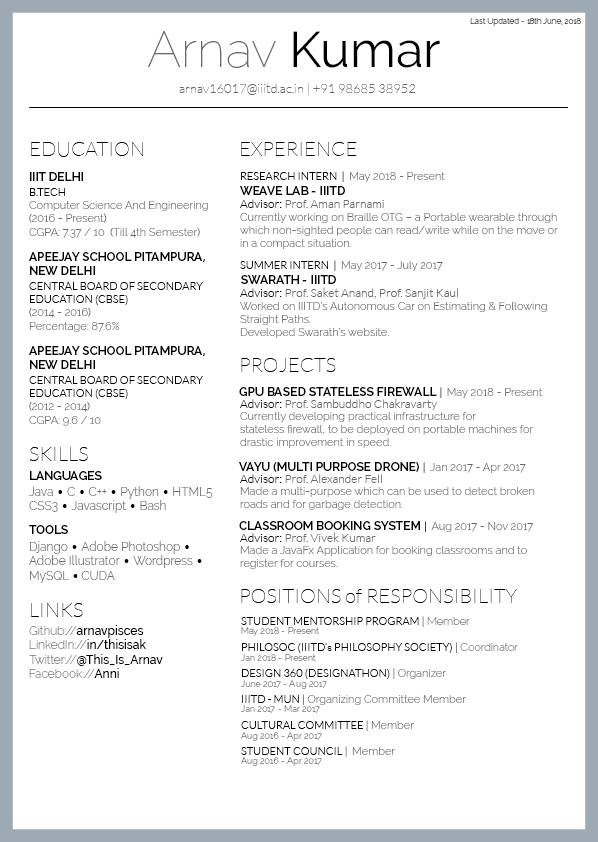
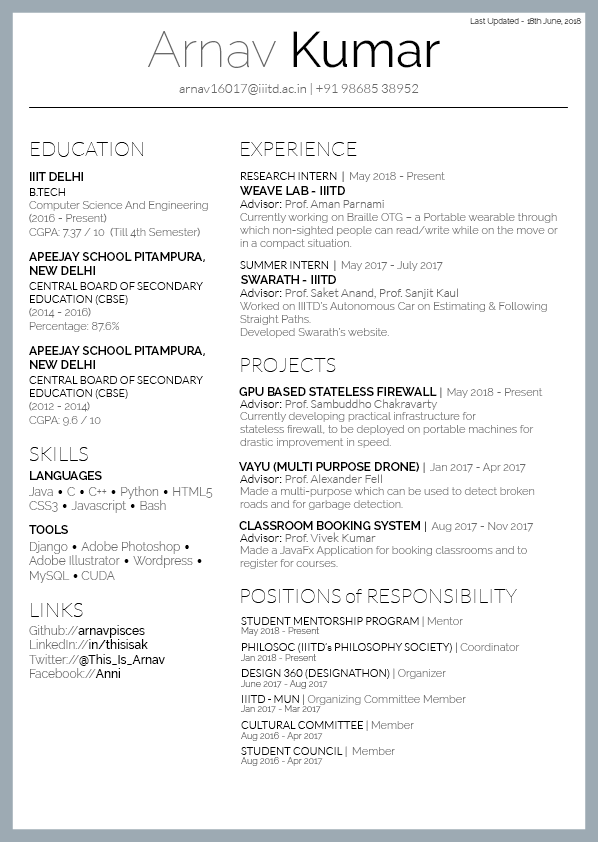
Layered file, before and after one edit (w=598, h=842). Changes by layer:
painted on "Github://arnavpisces LinkedIn://in/thisisak Twitter://@This_Is_" over 29, 625, 165, 678
painted on "May 2018 - Present" over 241, 627, 320, 636
painted on "Jan 2018 - Present" over 240, 654, 317, 661
painted on "June 2017 - Aug 2017" over 240, 680, 328, 689
painted on "Jan 2017 - Mar 2017" over 240, 705, 321, 713
painted on "Aug 2016 - Apr 2017" (1st of 2) over 241, 732, 323, 741
painted on "Aug 2016 - Apr 2017" (2nd of 2) over 241, 757, 323, 766
renamed "STUDENT MENTORSHIP PROGRAM | Member PHILOSOC (IIITD’s PHILOSOP" to "STUDENT MENTORSHIP PROGRAM | Mentor PHILOSOC (IIITD’s PHILOSOP", painted on it over 241, 617, 520, 741
painted on "arnav16017@iiitd.ac.in | +91 98685 38952" over 179, 83, 419, 95
